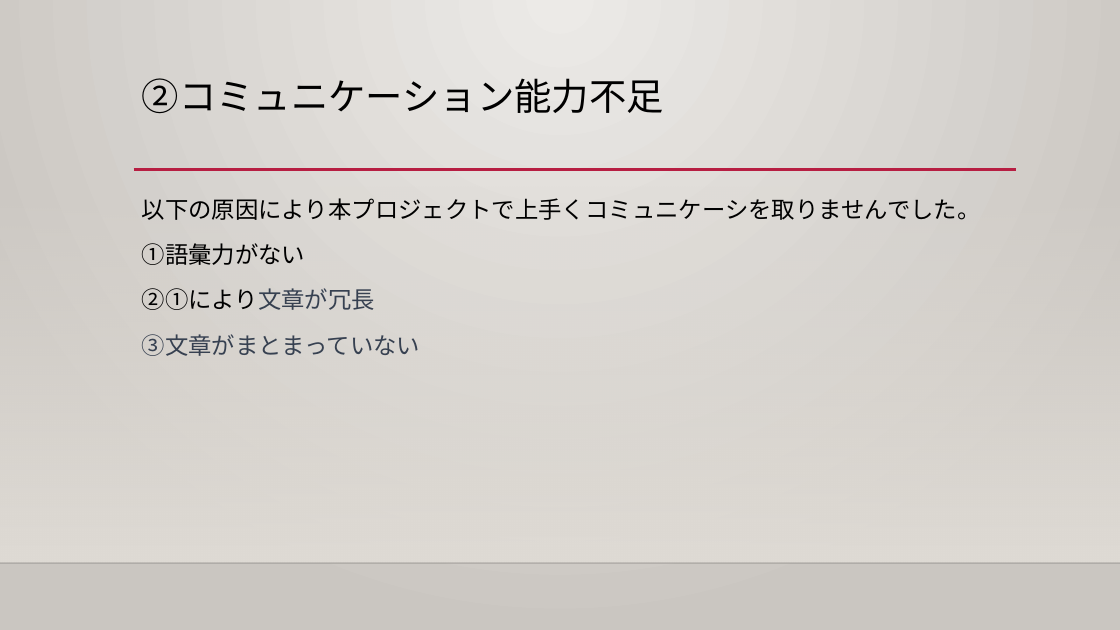
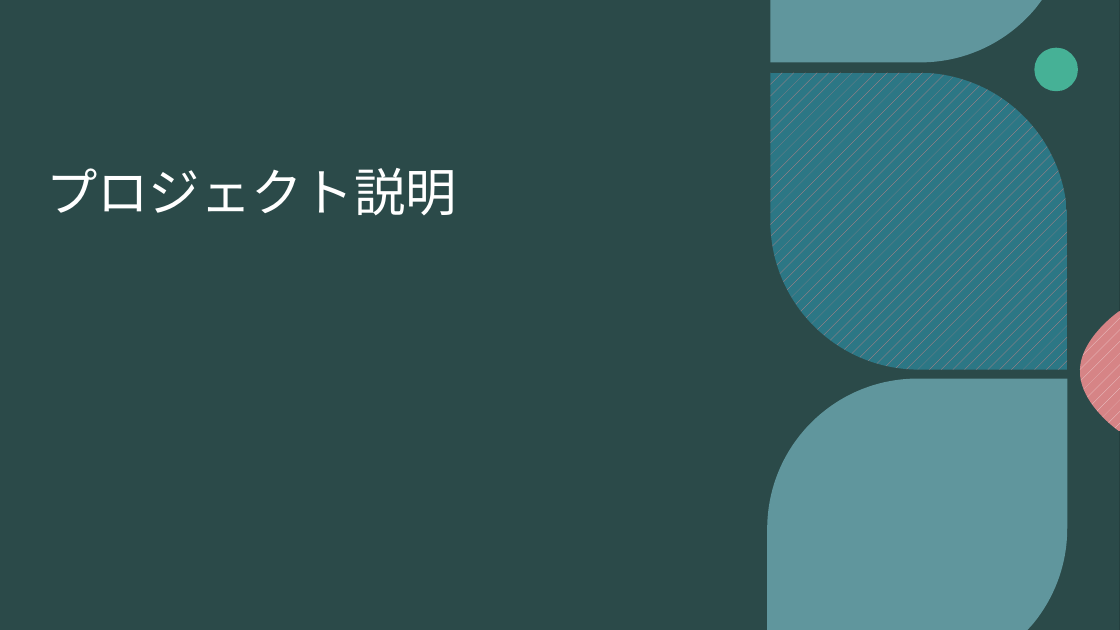
Before and after one commit to bittap/ppt, a slide deck: slide 3 of プログラム経験.pptx (slide 10 before the commit). Drawn at 1120x630 pixels with LibreOffice and Linux fonts; fonts in the diff are those of the drawing; background and template pictures are left out. Boxes give left, top, right and bottom in pixels: in the first picture for what was removed or moved away, otherwise in the second. Text is boxed around its words. In the diff, an @@ line names an element or a change of style, - is before the commit and + after.

```diff
--- a/プログラム経験.pptx
+++ b/プログラム経験.pptx
@@ background gradient #ECEAE7 to #CAC7C1 to picture (left out) @@
@@ rectangle: place and size @@
-rectangle at (0,186,1120,563)
+rectangle at (0,0,1120,630)
@@ rectangle at (0,0,1120,630): fill gradient #DFDBD5 to #437472 at 40% opacity @@
@@ group added at (767,0,1120,630): 4 freeform shapes, 1 ellipse @@
@@ title "プロジェクト説明" at (46,168,457,215): vertical alignment top to bottom @@
@@ title at (46,168,457,215): text changed; size 32 to 44 pt; text colour #000000 to #FFFFFF @@
-②コミュニケーション能力不足
+プロジェクト説明
@@ line removed from (134, 170) to (1017, 170) @@
@@ text removed at (142,198,981,356) @@
-以下の原因により本プロジェクトで上手くコミュニケーシを取りませんでした。
-①語彙力がない
-②①により文章が冗長
-③文章がまとまっていない
@@ line removed from (0, 563) to (1120, 563) @@
```
Also in this commit, not shown: 1 other slide changed, 6 slides added, 10 slides removed, 1 other file.
